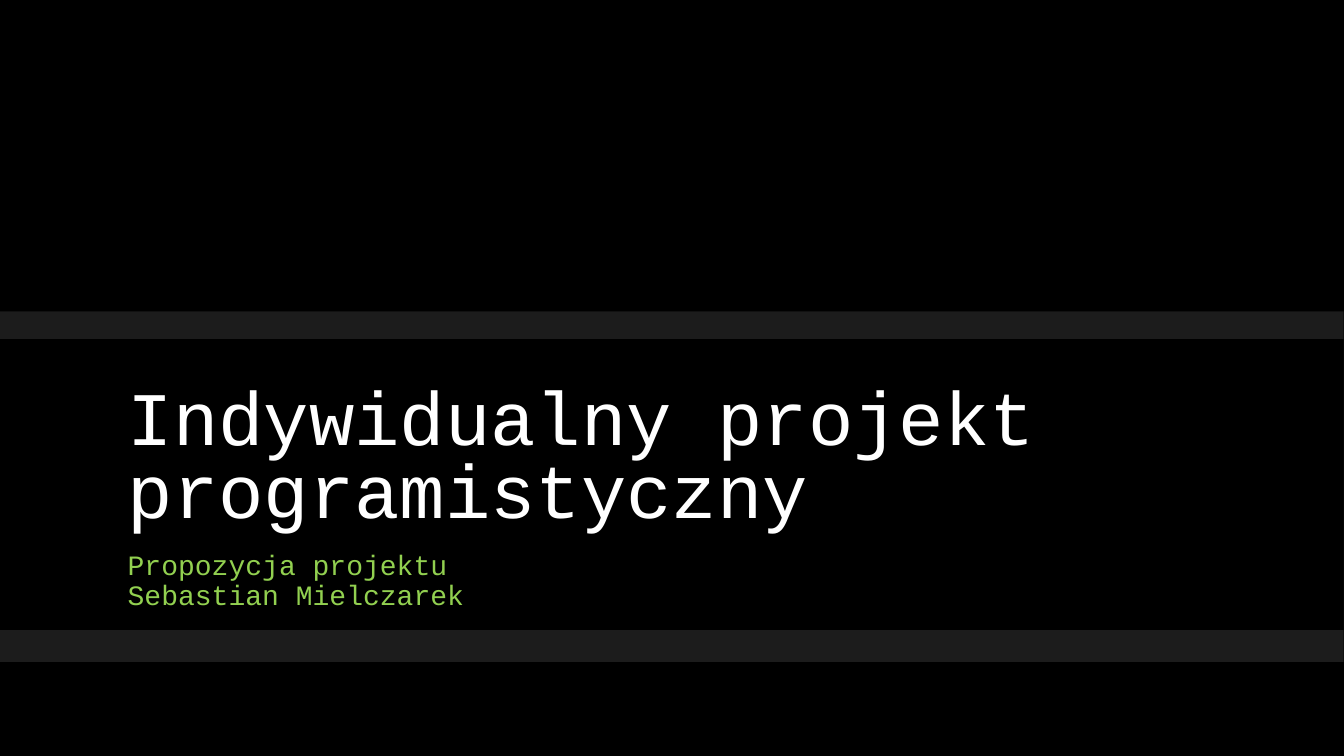
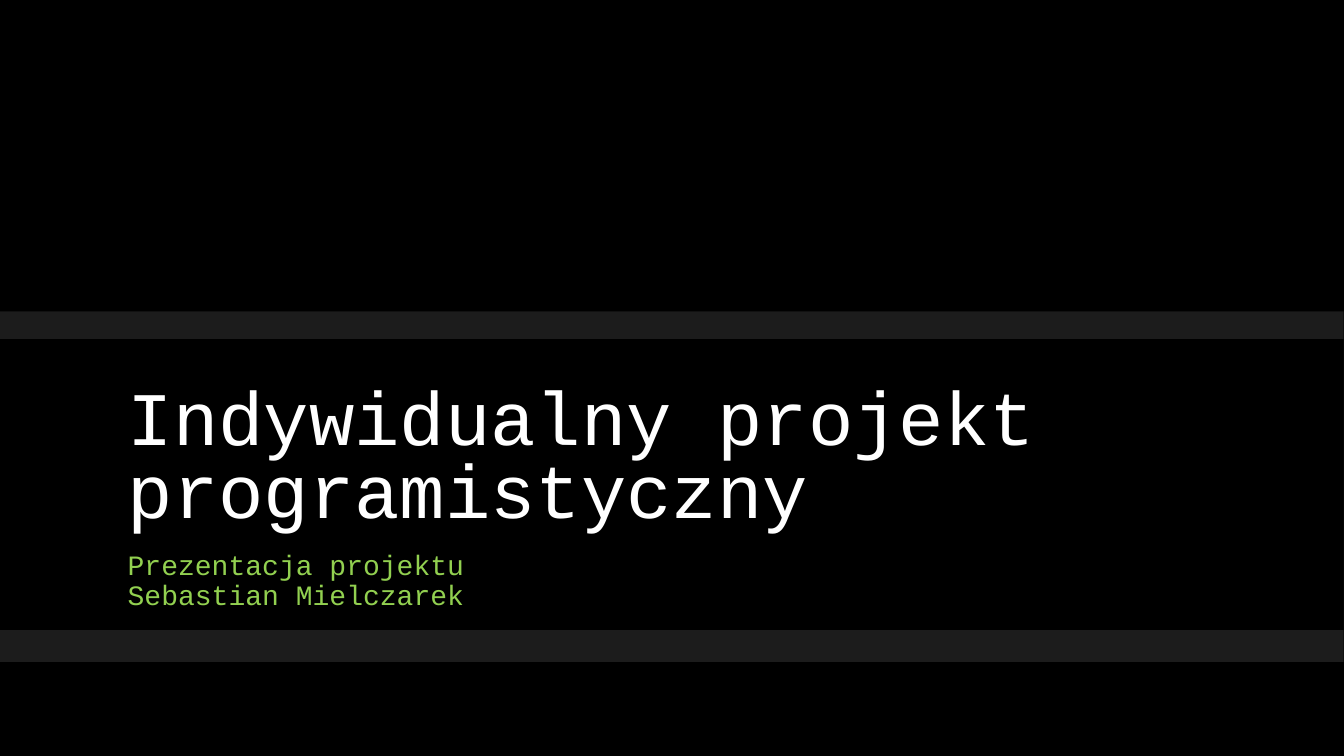
Before and after one commit to SebsatianM/IPP, a slide deck: slide 1 of Indywidualny projekt programistyczny Sebastian Mielczarek.pptx. Drawn at 1344x756 pixels with LibreOffice and Linux fonts; fonts in the diff are those of the drawing; background and template pictures are left out. Boxes give left, top, right and bottom in pixels: in the first picture for what was removed or moved away, otherwise in the second. Text is boxed around its words. In the diff, an @@ line names an element or a change of style, - is before the commit and + after.

```diff
--- a/Indywidualny projekt programistyczny Sebastian Mielczarek.pptx
+++ b/Indywidualny projekt programistyczny Sebastian Mielczarek.pptx
@@ subtitle at bbox=[128, 555, 464, 581]: text changed @@
-Propozycja projektu
+Prezentacja projektu
```
Also in this commit, not shown: 3 other slides changed, 2 slides added, 1 slide removed, 2 other files.
